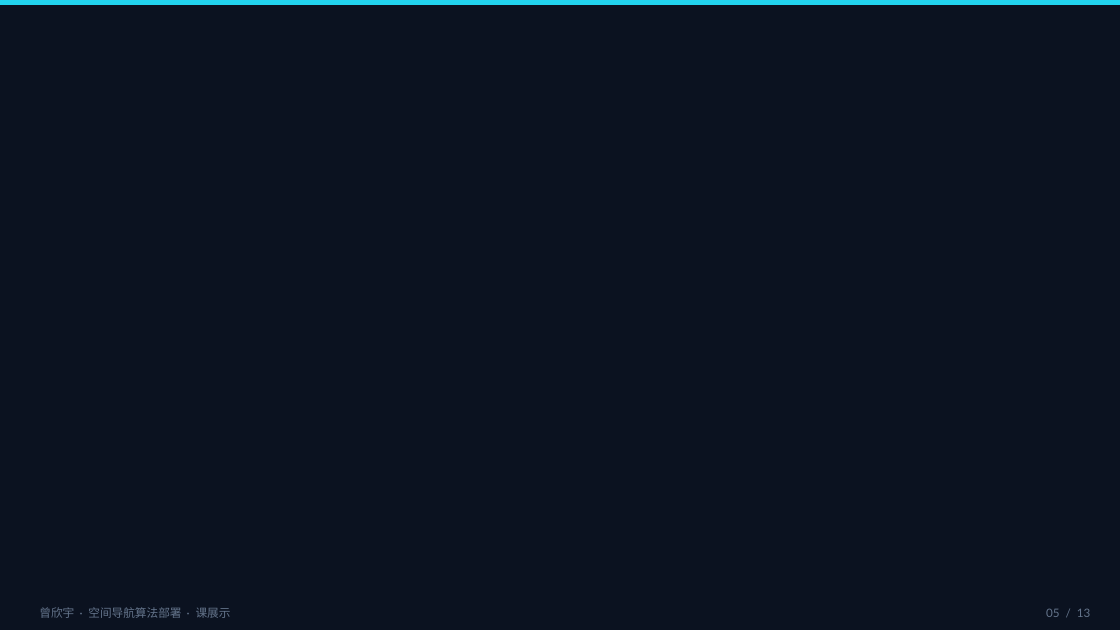
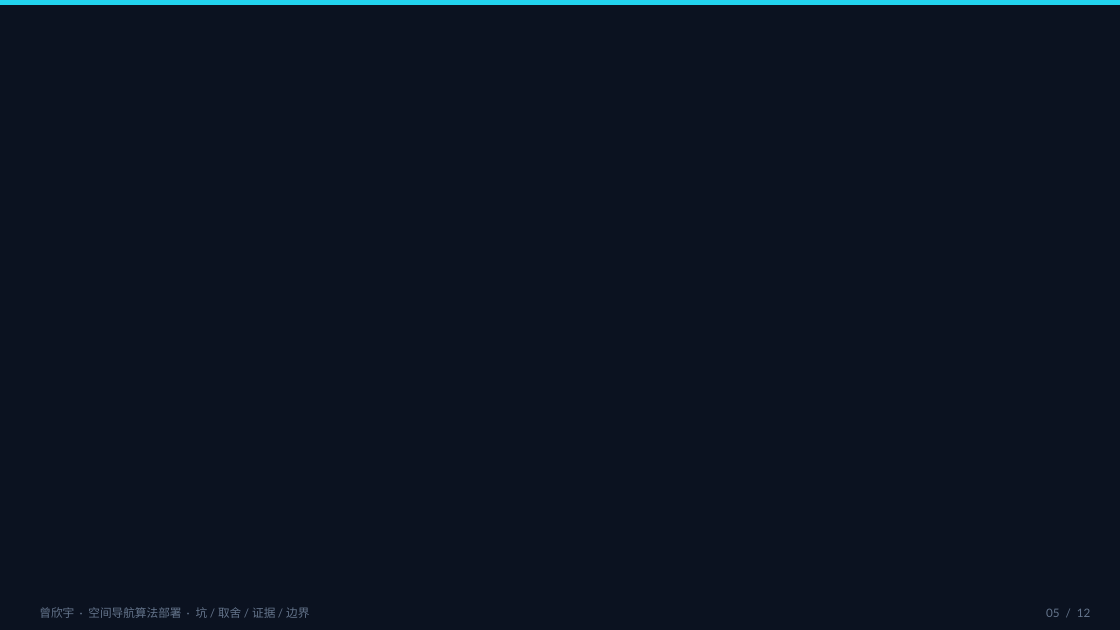
Before and after one commit to zxinyu-robot/MotionSLAM_ws, a slide deck: slide 5 of docs/_inbox/曾欣宇_空间导航算法部署_课展示.pptx. Drawn at 1120x630 pixels with LibreOffice and Linux fonts; fonts in the diff are those of the drawing; background and template pictures are left out. Boxes give left, top, right and bottom in pixels: in the first picture for what was removed or moved away, otherwise in the second. Text is boxed around its words. In the diff, an @@ line names an element or a change of style, - is before the commit and + after.

```diff
--- a/docs/_inbox/曾欣宇_空间导航算法部署_课展示.pptx
+++ b/docs/_inbox/曾欣宇_空间导航算法部署_课展示.pptx
@@ text at (39, 607, 309, 618): text changed @@
-曾欣宇 · 空间导航算法部署 · 课展示
+曾欣宇 · 空间导航算法部署 · 坑 / 取舍 / 证据 / 边界
```
Also in this commit, not shown: 4 other slides changed, 7 slides added, 8 slides removed.
